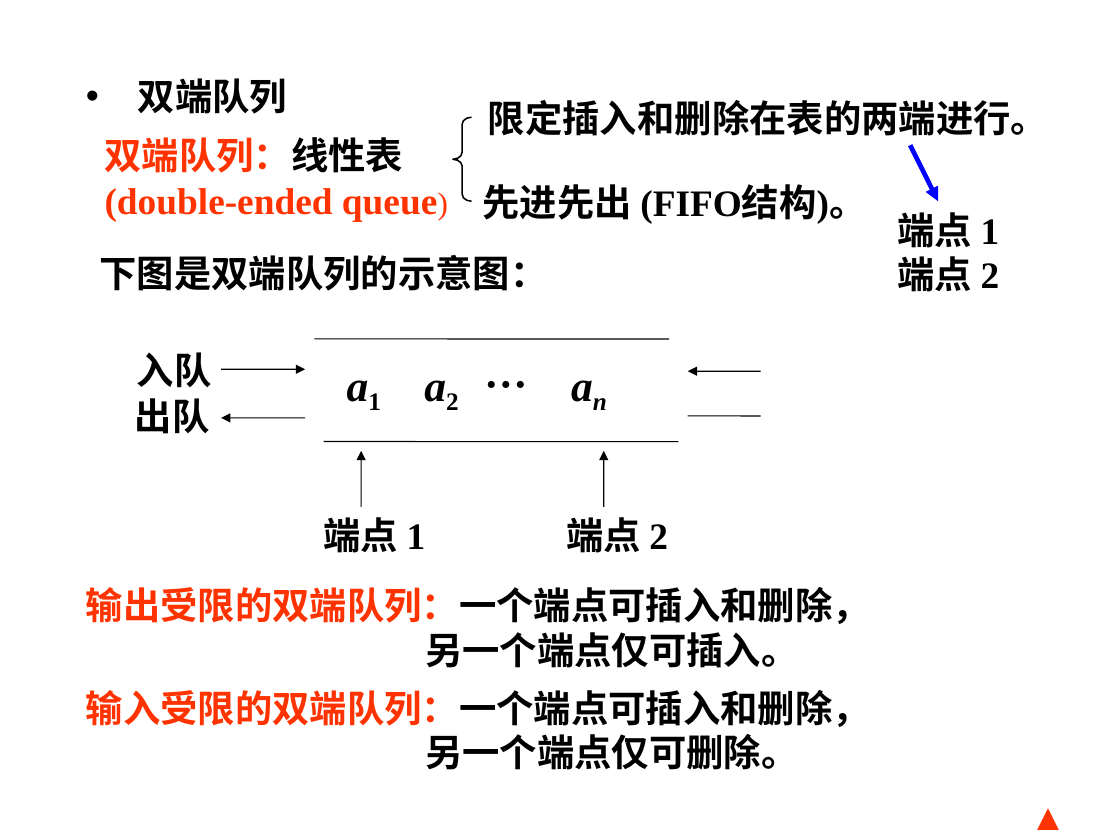
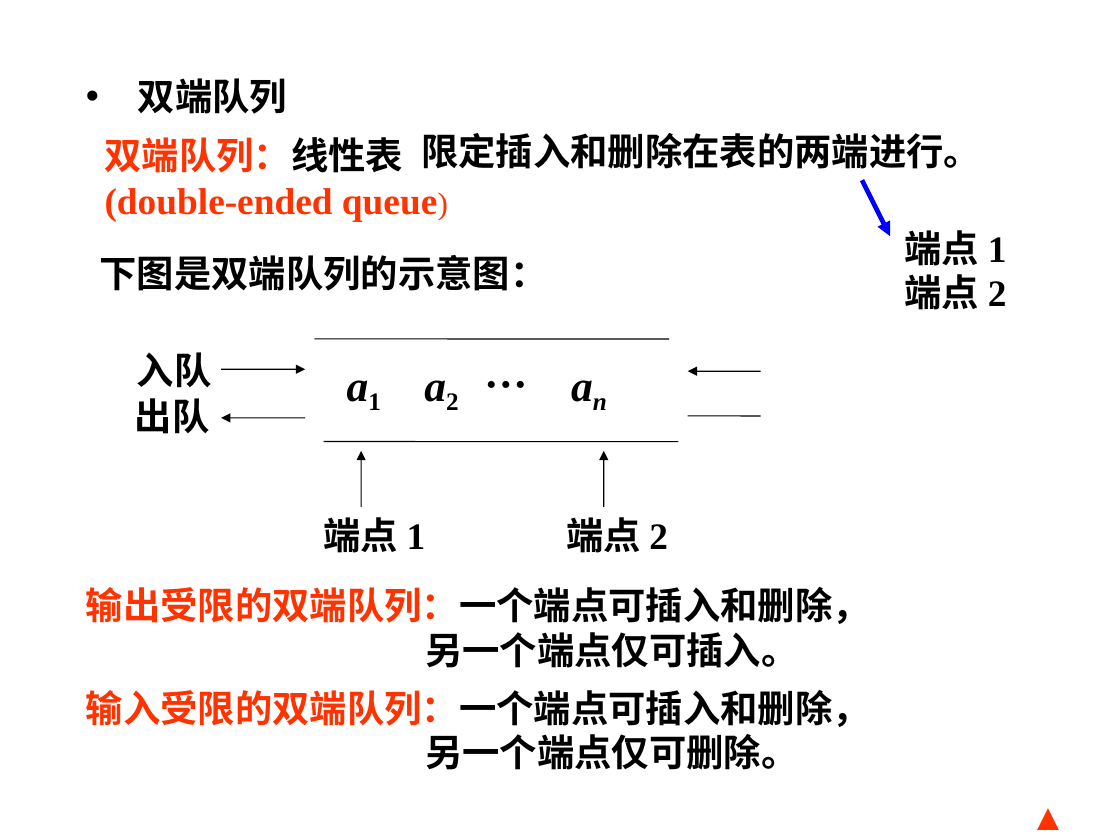
Before and after one commit to Gempittance/Data_Structur_Build, a slide deck: slide 31 of 数据结构PPT/ds3.pptx. Drawn at 1120x840 pixels with LibreOffice and Linux fonts; fonts in the diff are those of the drawing; background and template pictures are left out. Boxes give left, top, right and bottom in pixels: in the first picture for what was removed or moved away, otherwise in the second. Text is boxed around its words. In the diff, an @@ line names an element or a change of style, - is before the commit and + after.

Commit message:
333

```diff
--- a/数据结构PPT/ds3.pptx
+++ b/数据结构PPT/ds3.pptx
@@ left brace removed at box(452, 118, 472, 202) @@
@@ text "限定插入和删除在表的两端进行。": place and size @@
-text "限定插入和删除在表的两端进行。" at box(488, 100, 1048, 136)
+text "限定插入和删除在表的两端进行。" at box(421, 133, 981, 169)
@@ text removed at box(483, 184, 866, 223) @@
-先进先出 (FIFO结构)。
@@ arrow moved from (911, 146) - (939, 202) to (862, 180) - (890, 236) @@
@@ text "端点 1": place and size @@
-text "端点 1" at box(897, 212, 1000, 292)
+text "端点 1" at box(905, 230, 1007, 310)
```
